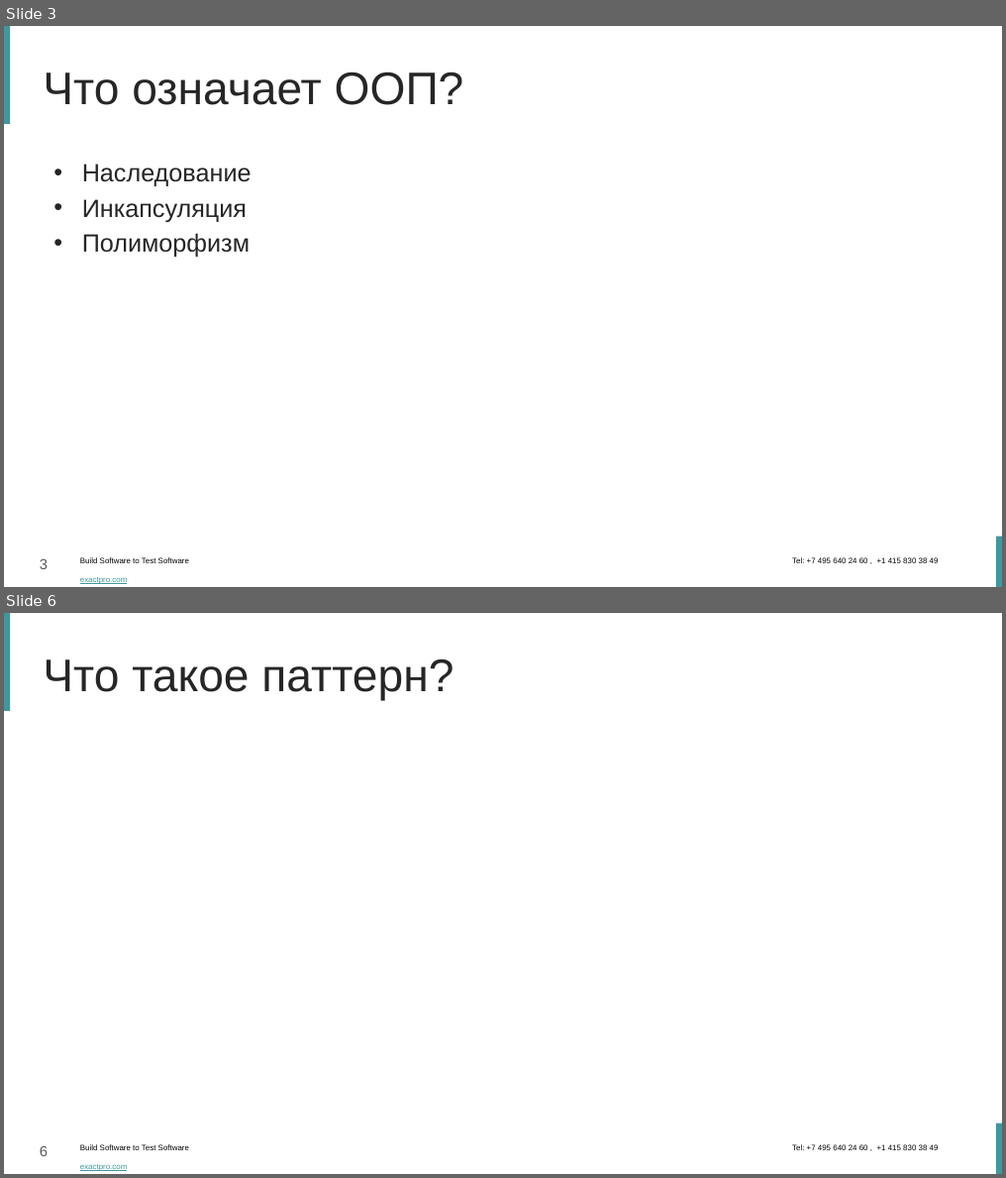
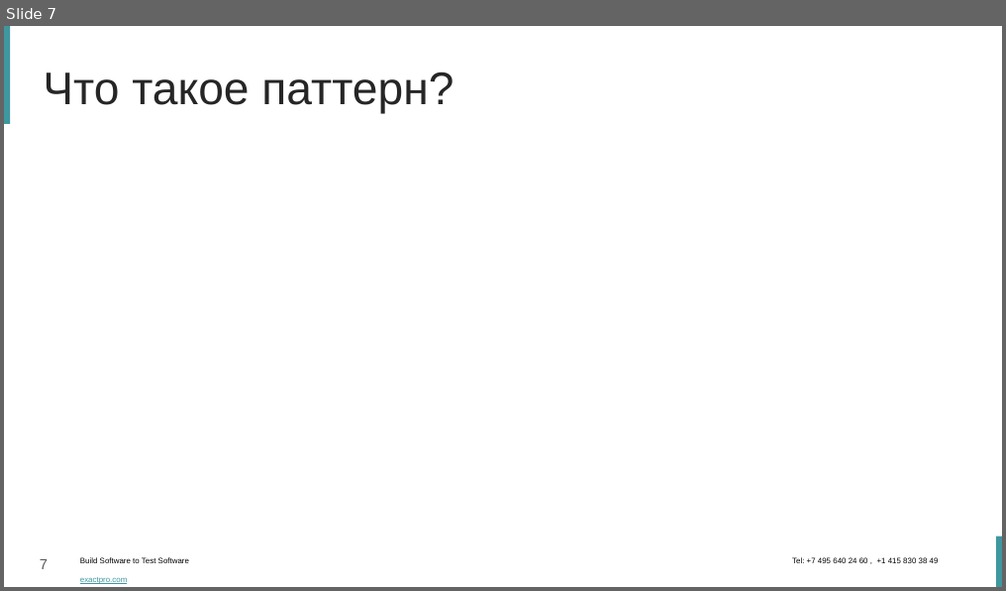
Before and after one commit to dzavodchikov/ChessMVC, a slide deck: Паттерн MVC.pptx. Shown one above the other, each under a label of ours: slides 3 and 6 before the commit, slide 7 after it; the slides between them are not shown. The pictures are 1006x1178 and 1006x591 pixels, drawn with LibreOffice and Linux fonts; fonts in the diff are those of the drawing; background and template pictures are left out. Boxes give left, top, right and bottom in pixels: in the first picture for what was removed or moved away, otherwise in the second. Text is boxed around its words. In the diff, an @@ line names an element or a change of style, - is before the commit and + after.

```diff
--- a/Паттерн MVC.pptx
+++ b/Паттерн MVC.pptx
@@ slide 3 removed at (4,26,1002,587), background #FFFFFF; not listed: 4 template elements that a slide beside it also shows @@
@@ title removed at (43,72,464,105) @@
-Что означает ООП?
@@ text removed at (82,164,252,258) @@
-• Наследование
-• Инкапсуляция
-• Полиморфизм
@@ what was slide 6 is now slide 7 @@
@@ page number at (40,560,48,570): text changed @@
-6
+7
```
Also in this commit, not shown: 7 slides changed, 5 slides added, 2 other slides removed.
